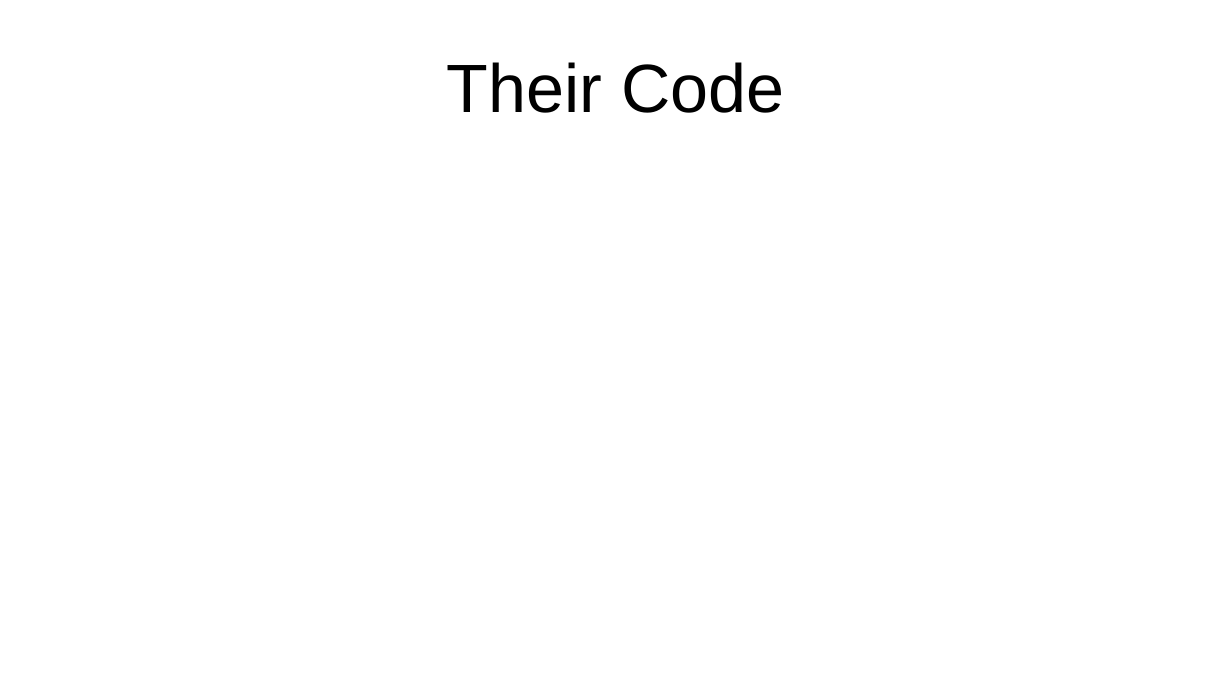
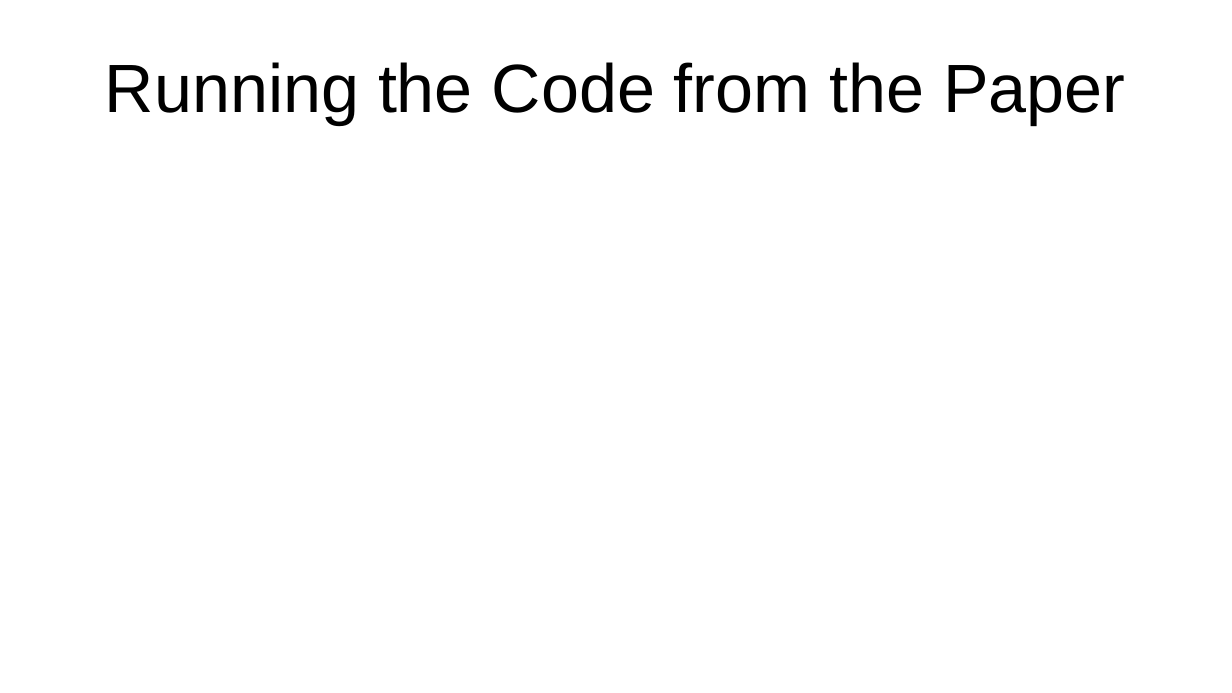
Before and after one commit to baristuran/baris-personal, a slide deck: slide 9 of sparse.odp. Drawn at 1232x693 pixels with LibreOffice and Linux fonts; fonts in the diff are those of the drawing. Boxes give left, top, right and bottom in pixels: in the first picture for what was removed or moved away, otherwise in the second. Text is boxed around its words. In the diff, an @@ line names an element or a change of style, - is before the commit and + after.

```diff
--- a/sparse.odp
+++ b/sparse.odp
@@ title at [105, 62, 1125, 125]: text changed @@
-Their Code
+Running the Code from the Paper
```
Also in this commit, not shown: 6 other slides changed, 2 slides added, 2 slides removed, 1 other file.
